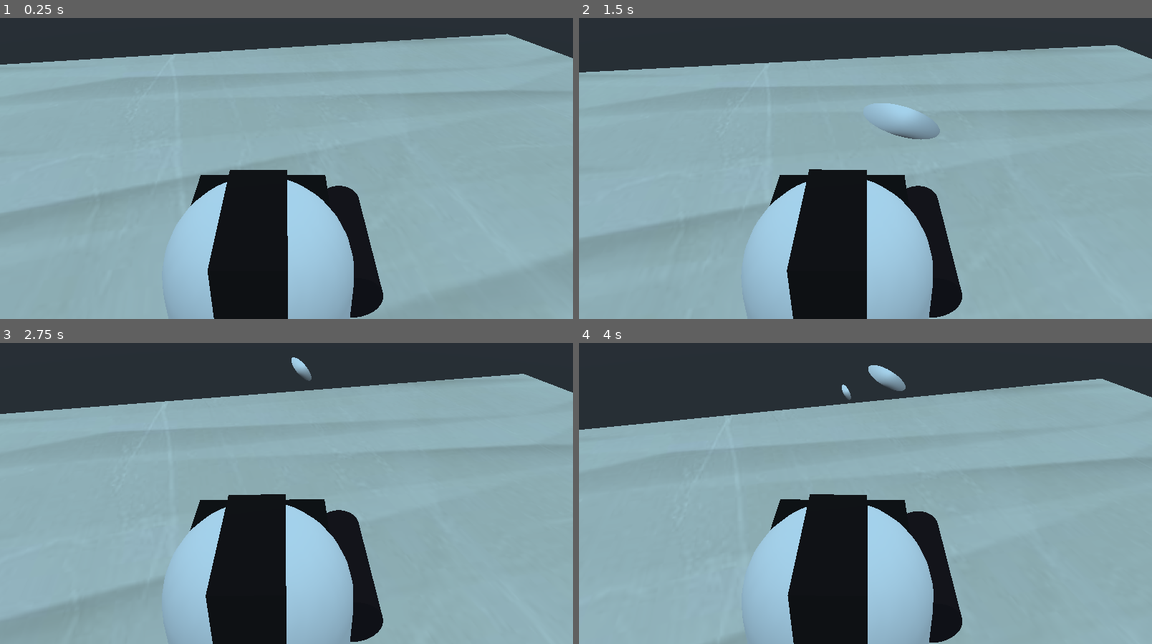
Above: before the commit, frames 1-4 (two rows, left to right).
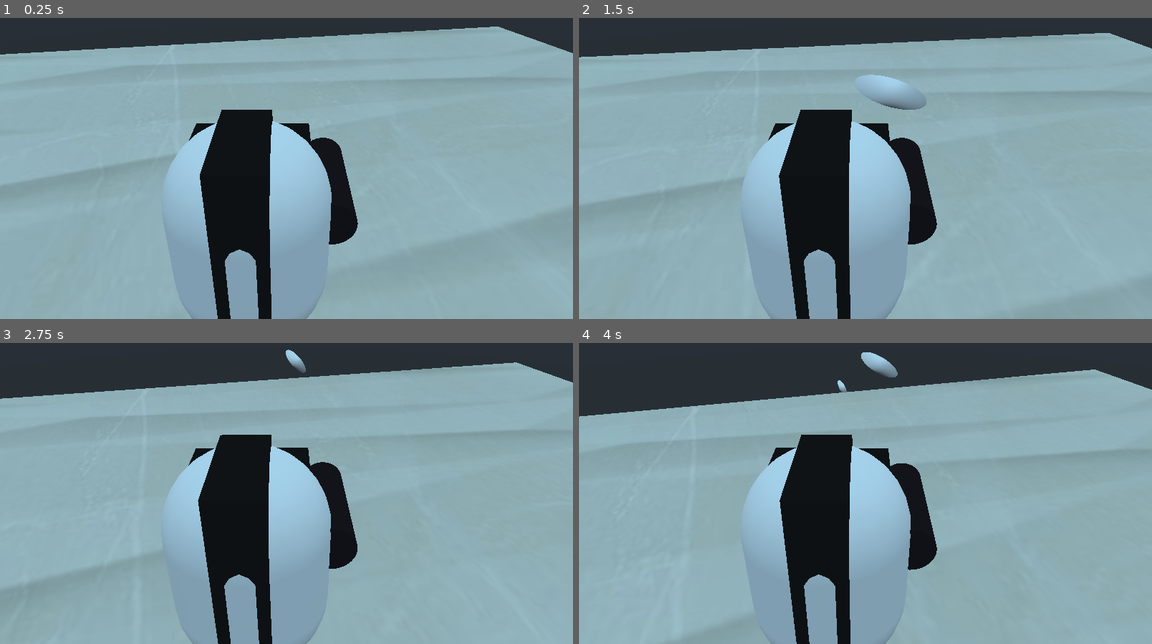
Above: after the commit, the same moments.

Repository: MrPeanutbutter434/Laser-Game-FPS
Game: Godot game, scene res://Scenes/Landing.tscn
Same seed, same stepped clock (60 frames per second), same inputs: the game is played once before the commit and once after it.
Inputs (mouse positions are in pixels of both pictures, inside the frame that each line leads up to):
- Up to frame 1 (0.25 s): no input
- Up to frame 2 (1.5 s): move the mouse to (894, 150) at 0.52 s; hold Up (move_forward) from 0.53 s (still down); click (894, 150) at 0.6 s; tap Space (jump) at 0.77 s; move the mouse to (836, 153) at 1.27 s; click (836, 153) at 1.35 s
- Up to frame 3 (2.75 s): keep holding Up (move_forward); tap Space (jump) at 1.52 s; move the mouse to (297, 469) at 2.02 s; click (297, 469) at 2.1 s
- Up to frame 4 (4 s): keep holding Up (move_forward); move the mouse to (859, 481) at 2.77 s; click (859, 481) at 2.85 s; tap Space (jump) at 3.02, 3.77 s; move the mouse to (905, 481) at 3.52 s; click (905, 481) at 3.6 s

The runs differ from the first frame. In frame 1, 20% of the frame differs, in the area x 0-100%, y 2-100%; in frame 2, 22%, in the area x 0-100%, y 5-100%; in frame 3, 21%; in frame 4, 20%.

Commit message:
Add simple timer based bot (#8)
* Added static ui for bot

* Material for bot. Instance bot into landing scene

* Added boilerplate rotation

* Improved rotation

Diff:
--- /dev/null
+++ b/Resources/Bot.tres
@@ -0,0 +1,4 @@
+[gd_resource type="SpatialMaterial" format=2]
+
+[resource]
+albedo_color = Color( 0.27451, 0.964706, 0.105882, 1 )
--- a/Scenes/Landing.tscn
+++ b/Scenes/Landing.tscn
@@ -1,7 +1,8 @@
-[gd_scene load_steps=5 format=2]
+[gd_scene load_steps=6 format=2]
 
 [ext_resource path="res://Scenes/Players/Player.tscn" type="PackedScene" id=1]
 [ext_resource path="res://Scenes/Levels/Level1.tscn" type="PackedScene" id=2]
+[ext_resource path="res://Scenes/Players/Bot.tscn" type="PackedScene" id=3]
 
 [sub_resource type="BoxShape" id=1]
 
@@ -17,7 +18,7 @@
 transform = Transform( 0.210147, 0.97767, -1.59283e-07, 0, -1.62921e-07, -1, -0.97767, 0.210147, -3.42374e-08, 0, 1.67609, 0 )
 
 [node name="Camera" type="Camera" parent="Player"]
-transform = Transform( 8.14603e-08, 0.5, -0.866025, 1, -1.62921e-07, 0, -1.41093e-07, -0.866025, -0.5, -3.15973, 0.286945, -3.78172 )
+transform = Transform( -4.47035e-08, 0.5, -0.866025, 1, -1.11759e-07, -7.45058e-08, -1.41093e-07, -0.866025, -0.5, -3.96195, 0.459379, -3.4719 )
 keep_aspect = 0
 
 [node name="Objects" type="Node" parent="."]
@@ -37,3 +38,9 @@
 [node name="MeshInstance" type="MeshInstance" parent="Objects/RigidBody"]
 mesh = SubResource( 2 )
 material/0 = null
+
+[node name="Bot" type="Node" parent="."]
+
+[node name="Bot" parent="Bot" instance=ExtResource( 3 )]
+transform = Transform( 1, 0, 0, 0, -1.62921e-07, -1, 0, 1, -1.62921e-07, -8.07628, 1.94815, 0 )
+[connection signal="player_position" from="Player" to="Bot/Bot" method="_on_Player_player_position"]
--- /dev/null
+++ b/Scenes/Players/Bot.tscn
@@ -0,0 +1,16 @@
+[gd_scene load_steps=4 format=2]
+
+[ext_resource path="res://Scenes/Players/Player.tscn" type="PackedScene" id=1]
+[ext_resource path="res://Scenes/Scripts/Bot.gd" type="Script" id=2]
+[ext_resource path="res://Resources/Bot.tres" type="Material" id=3]
+
+[node name="Bot" instance=ExtResource( 1 )]
+script = ExtResource( 2 )
+
+[node name="Body" parent="RotationHelper" index="3"]
+material/0 = ExtResource( 3 )
+
+[node name="Timer" type="Timer" parent="." index="2"]
+wait_time = 2.0
+autostart = true
+[connection signal="timeout" from="Timer" to="." method="_on_Timer_timeout"]
--- /dev/null
+++ b/Scenes/Scripts/Bot.gd
@@ -0,0 +1,30 @@
+extends KinematicBody
+
+onready var Bullet = preload("res://Scenes/Players/Bullet.tscn")
+
+
+func _ready():
+	$Timer.start()
+
+
+func _process(delta):
+	pass
+
+
+func shoot():
+	var bullet = Bullet.instance()
+	add_child(bullet)
+	bullet.set_as_toplevel(true)
+	bullet.transform = $RotationHelper/Hand.global_transform
+	bullet.velocity = -bullet.transform.basis.y*bullet.muzzle_velocity
+
+
+
+
+func _on_Timer_timeout():
+	shoot()
+
+
+func _on_Player_player_position(position:Vector3):
+	look_at(position, Vector3(0,1,0))
+	#rotate_object_local(Vector3(1, 0, 0), PI/2)
--- a/Scenes/Scripts/Player.gd
+++ b/Scenes/Scripts/Player.gd
@@ -1,15 +1,26 @@
 extends KinematicBody
+
+class_name Player
+
+
+signal player_position(position)
 
 
 onready var Bullet = preload("res://Scenes/Players/Bullet.tscn")
 
+
 const JUMP_SPEED:int = 18
 const GRAVITY:int = -24
+const MAX_SPEED: int = 20
+const MAX_SLOPE_ANGLE:int = 40
+const ACCEL:int = 2
+const DEACCEL:int = 4
 
-var motion = Vector3()
+var motion = Vector2()
 var MOUSE_SENSITIVITY: float = 0.05
 var rotation_helper
 var dir: Vector3
+var vel: Vector3
 var camera
 
 func _ready():
@@ -17,11 +28,14 @@
 	camera = $Camera
 	Input.set_mouse_mode(Input.MOUSE_MODE_CAPTURED)
 
+
 func _process(delta: float)->void:
 	move(delta)
 	shoot()
 	toggle_mouse_mode()
 	jump()
+	emit_signal("player_position", self.translation)
+
 
 func toggle_mouse_mode():
 	if Input.is_action_just_pressed("ui_cancel"):
@@ -32,29 +46,48 @@
 
 
 func move(delta:float)->void:
+	dir = Vector3()
+	vel = Vector3()
+
 	if Input.is_action_pressed("move_left"):
 		motion.x += -1
 	elif Input.is_action_pressed("move_right"):
 		motion.x += 1
+	elif Input.is_action_pressed("move_forward"):
+		motion.y += 1
+	elif Input.is_action_pressed("move_backwards"):
+		motion.y += -1
 	else:
 		motion.x = 0
+		motion.y = 0
 
-	if Input.is_action_pressed("move_forward"):
-		motion.z += -1
-	elif Input.is_action_pressed("move_backwards"):
-		motion.z += 1
-	else:
-		motion.z = 0
-
-	motion.y += delta*GRAVITY
-	move_and_slide(motion.normalized(), Vector3.UP)
-
-	dir = Vector3()
 
 	var cam_xform = camera.get_global_transform()
 
-	dir += -cam_xform.basis.z * motion.z
+	dir += -cam_xform.basis.z * motion.y
 	dir += cam_xform.basis.x * motion.x
+
+	dir.y = 0
+	dir = dir.normalized()
+
+	vel.y += delta * GRAVITY
+
+	var hvel = vel
+	hvel.y = 0
+
+	var target = dir
+	target *= MAX_SPEED
+
+	var accel
+	if dir.dot(hvel) > 0:
+		accel = ACCEL
+	else:
+		accel = DEACCEL
+
+	hvel = hvel.linear_interpolate(target, accel * delta)
+	vel.x = hvel.x
+	vel.z = hvel.z
+	vel = move_and_slide(vel, Vector3(0, 1, 0), 0.05, 4, deg2rad(MAX_SLOPE_ANGLE))
 
 
 func jump():
--- a/project.godot
+++ b/project.godot
@@ -8,9 +8,14 @@
 
 config_version=4
 
-_global_script_classes=[  ]
+_global_script_classes=[ {
+"base": "KinematicBody",
+"class": "Player",
+"language": "GDScript",
+"path": "res://Scenes/Scripts/Player.gd"
+} ]
 _global_script_class_icons={
-
+"Player": ""
 }
 
 [application]
Not shown: 2 places in Scenes/Players/Player.tscn that only renumber resources
